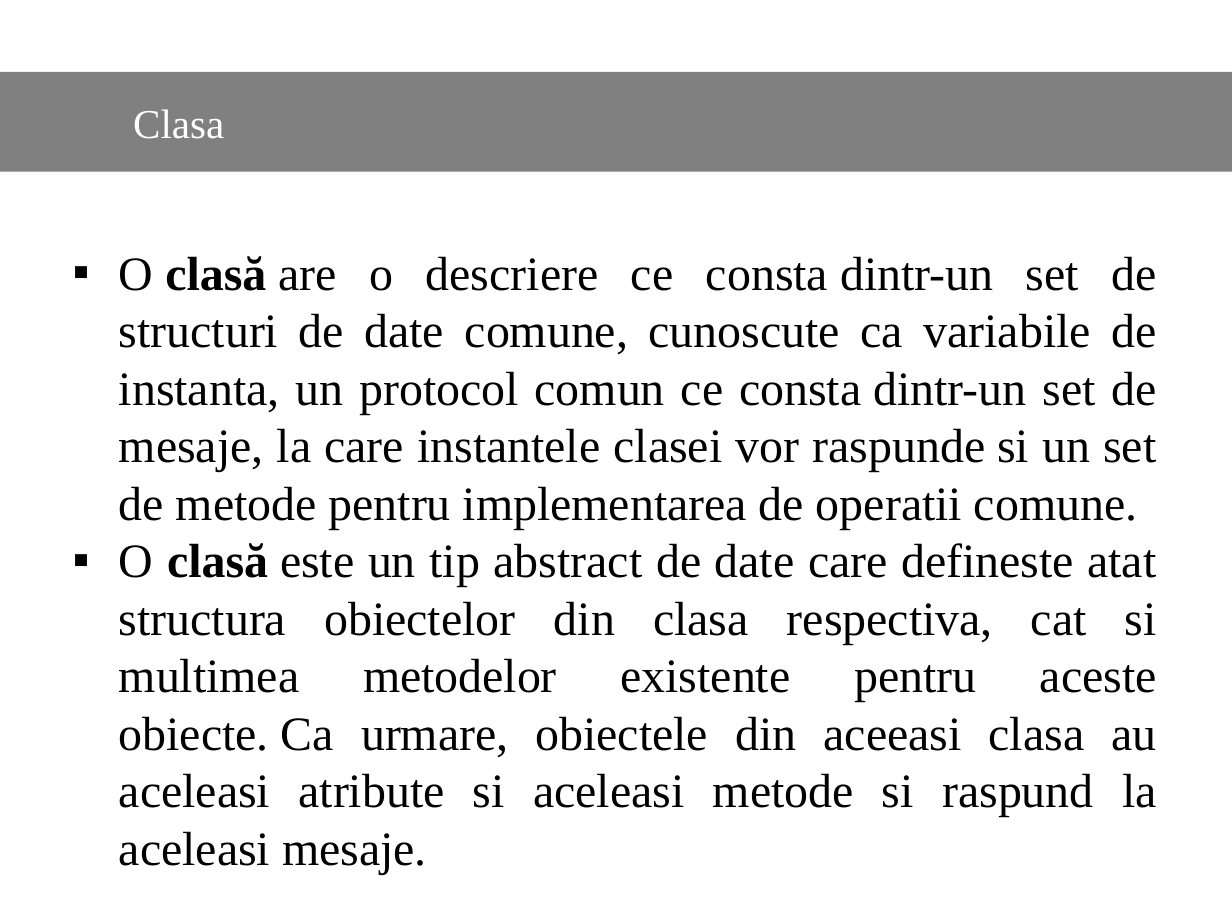
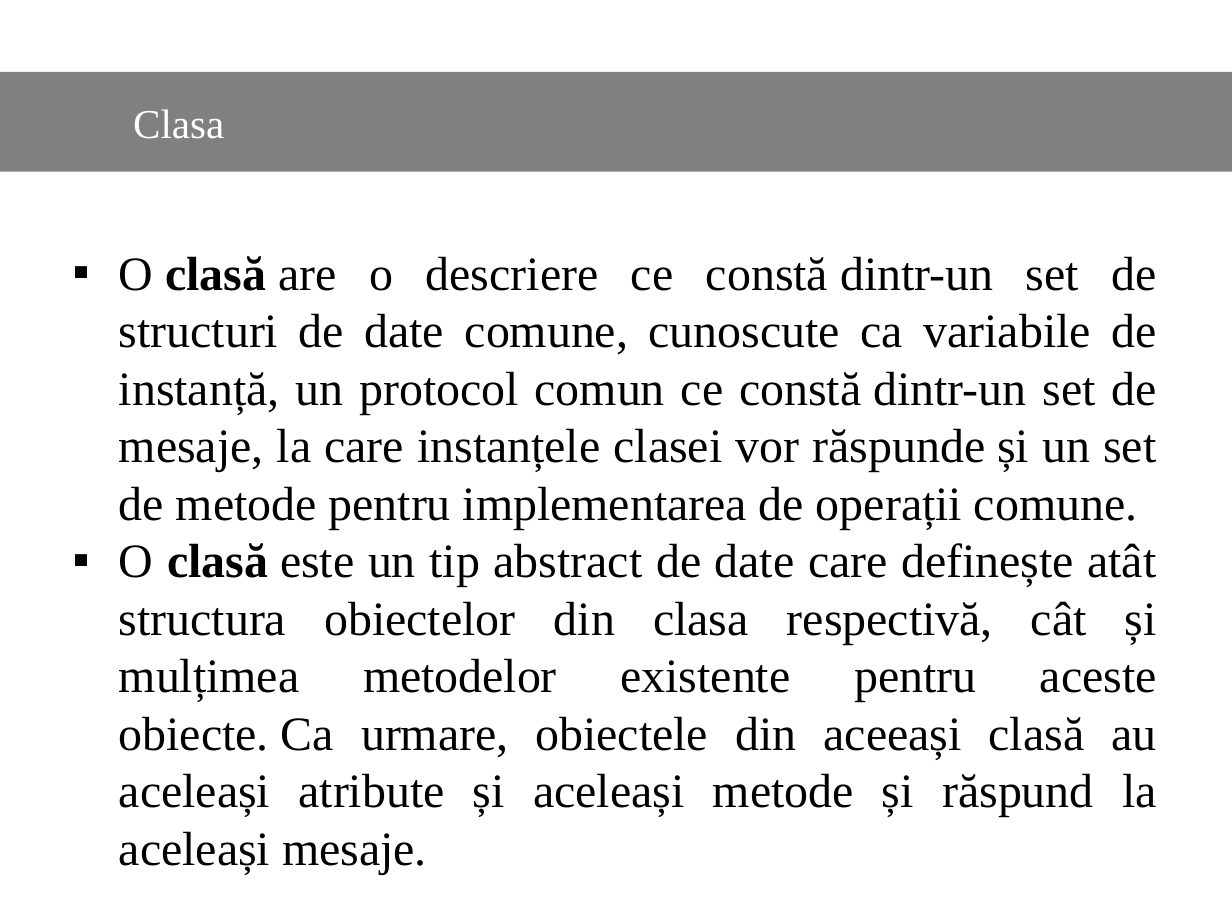
Before and after one commit to Dani25/BDOO, a slide deck: slide 13 of bdoo.pptx. Drawn at 1232x924 pixels with LibreOffice and Linux fonts; fonts in the diff are those of the drawing. Boxes give left, top, right and bottom in pixels: in the first picture for what was removed or moved away, otherwise in the second. Text is boxed around its words. In the diff, an @@ line names an element or a change of style, - is before the commit and + after.

```diff
--- a/bdoo.pptx
+++ b/bdoo.pptx
@@ text at (119, 256, 1157, 875): text changed @@
-▪ O clasă are o descriere ce consta dintr-un set de structuri de date comune, cunoscute ca variabile de instanta, un protocol comun ce consta dintr-un set de mesaje, la care instantele clasei vor raspunde si un set de metode pentru implementarea de operatii comune.
-▪ O clasă este un tip abstract de date care defineste atat structura obiectelor din clasa respectiva, cat si multimea metodelor existente pentru aceste obiecte. Ca urmare, obiectele din aceeasi clasa au aceleasi atribute si aceleasi metode si raspund la aceleasi mesaje.
+▪ O clasă are o descriere ce constă dintr-un set de structuri de date comune, cunoscute ca variabile de instanță, un protocol comun ce constă dintr-un set de mesaje, la care instanțele clasei vor răspunde și un set de metode pentru implementarea de operații comune.
+▪ O clasă este un tip abstract de date care definește atât structura obiectelor din clasa respectivă, cât și mulțimea metodelor existente pentru aceste obiecte. Ca urmare, obiectele din aceeași clasă au aceleași atribute și aceleași metode și răspund la aceleași mesaje.
```
Also in this commit, not shown: 8 other slides changed.
